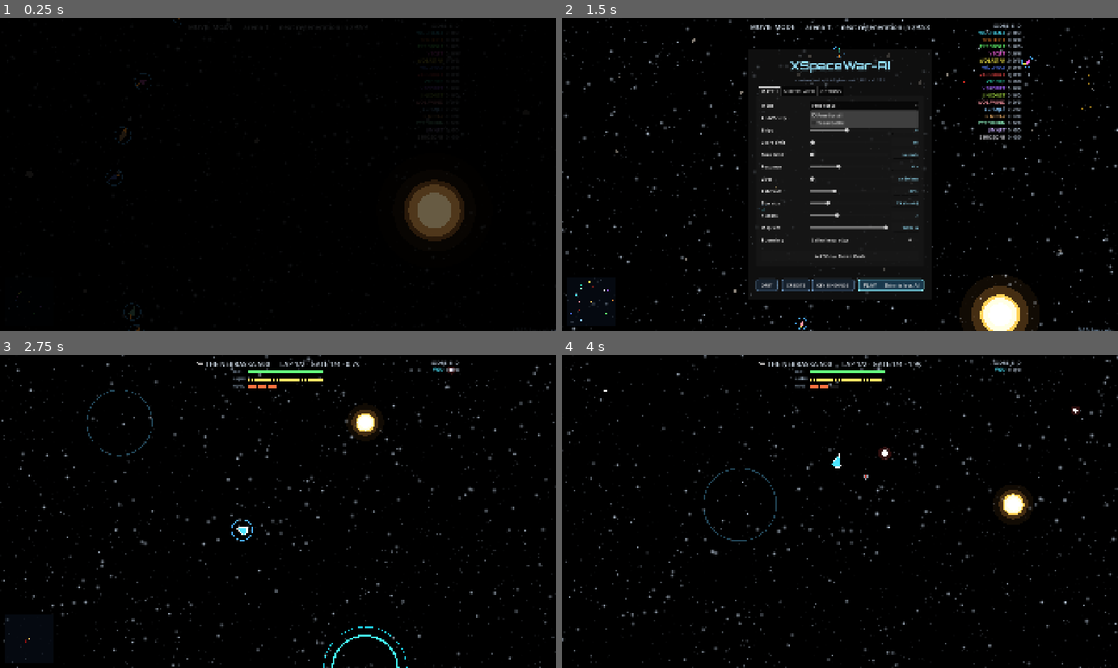
Above: before the commit, frames 1-4 (two rows, left to right).
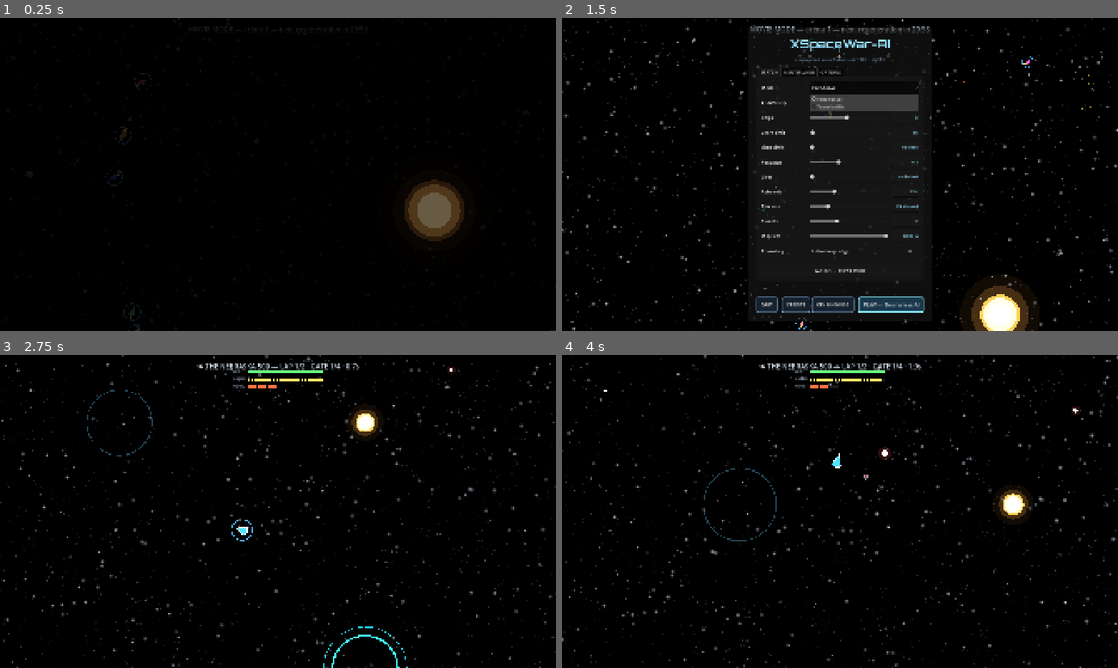
Above: after the commit, the same moments.

Repository: CryptoJones/XSpaceWar-AI
Game: Godot game, scene res://src/ui/main.tscn
Two runs of this game, one before a commit and one after it. Both use one fixed random seed, a clock stepped at 60 frames per second and the inputs below.
Inputs (mouse positions are in pixels of both pictures, inside the frame that each line leads up to; where the layout moved, square brackets give the same spot in the first picture):
- Up to frame 1 (0.25 s): no input
- Up to frame 2 (1.5 s): tap Enter at 0.5 s; move the mouse to (962, 158) at 0.52 s; hold D 0.53-1.25 s; tap Shift at 0.6 s; click (962, 158) at 0.67 s; tap Space at 0.77 s; click "Free-for-all" at 1.25 s
- Up to frame 3 (2.75 s): click (344, 395) [344, 417] at 2 s
- Up to frame 4 (4 s): move the mouse to (728, 527) at 2.77 s; hold S 2.78-3.53 s; tap M at 2.85 s; tap Space at 3.02 s; move the mouse to (895, 442) at 3.52 s; hold D from 3.53 s (still down); tap K at 3.6 s

The runs differ from the first frame. In frame 1, less than 0.1% of the frame differs, in the area x 1-80%, y 2-95%; in frame 2, 9.2%, in the area x 0-99%, y 1-100%; in frame 3, 0.5%; in frame 4, 0.5%.

Commit message:
i18n: Arabic (ar) + full RTL pass — menus & HUD mirror (#5)
Second non-Latin locale, and the first with right-to-left layout.

- Arabic catalog: full 159 strings (MSA, machine-drafted, flagged for native
  review) + a 16 KB Noto Sans Arabic subset. Shaping + in-line BiDi are
  automatic via Godot's TextServer through the fallback font.
- RTL layout: menus/panels mirror via project root_node_layout_direction
  (locale-driven, live). The HUD mirrors by hand in hud.gd
  (_apply_layout_direction, re-run on NOTIFICATION_TRANSLATION_CHANGED):
  scoreboard → top-left (+ left-aligned), kill feed → top-right, radar →
  bottom-right, watcher hint → bottom-left. Centered elements (banner, bars,
  respawn, final standings, edge warning), the world-relative off-screen
  arrows, and the dev F3 overlay stay put.
- i18n test extended to ar (completeness + specifiers + anchors); 31 checks
  green. Verified menu + HUD mirroring in rendered screenshots (live switch).

#5: zh_CN done, ar done — Hindi is the last language.

Co-Authored-By: Claude Opus 4.8 <noreply@anthropic.com>

Diff:
--- a/project.godot
+++ b/project.godot
@@ -30,7 +30,8 @@
 
 [internationalization]
 
-locale/translations=PackedStringArray("res://locale/es.po", "res://locale/fr.po", "res://locale/zh_CN.po")
+locale/translations=PackedStringArray("res://locale/es.po", "res://locale/fr.po", "res://locale/zh_CN.po", "res://locale/ar.po")
+rendering/root_node_layout_direction=1
 
 [rendering]
 
--- a/src/ui/hud.gd
+++ b/src/ui/hud.gd
@@ -20,6 +20,7 @@
 var _feed: Array[Dictionary] = []   ## {"t": text, "ttl": seconds}
 var _seen_tick := -1
 var _seen_gen := -1
+var _rtl := false                   ## true under a right-to-left locale (Arabic)
 
 const FEED_TTL := 6.0
 const FEED_MAX := 6
@@ -116,6 +117,57 @@
 	_radar.size = Vector2(RADAR_SIZE, RADAR_SIZE)
 	_radar.draw.connect(_draw_radar)
 	add_child(_radar)
+
+	_apply_layout_direction()
+
+## Mirror the corner HUD for right-to-left locales (Arabic): the text is already
+## translated, this flips WHERE each panel sits. Scoreboard ⇄ feed swap sides,
+## the radar moves to the opposite bottom corner, the watcher hint to the
+## opposite bottom corner. Centered elements (banner, bars, respawn, final
+## standings, edge warning) are symmetric; the off-screen arrows are
+## world-relative; the F3 debug overlay is dev-facing — all left in place.
+func _apply_layout_direction() -> void:
+	if _score == null:
+		return  # a translation-changed notification can arrive before _ready builds the HUD
+	var ts := TextServerManager.get_primary_interface()
+	_rtl = ts != null and ts.is_locale_right_to_left(TranslationServer.get_locale())
+	if _rtl:
+		_score.set_anchors_preset(Control.PRESET_TOP_LEFT)
+		_score.grow_horizontal = Control.GROW_DIRECTION_END
+		_score.position = Vector2(16, 14)
+		_feed_label.set_anchors_preset(Control.PRESET_TOP_RIGHT)
+		_feed_label.grow_horizontal = Control.GROW_DIRECTION_BEGIN
+		_feed_label.position = Vector2(-16 - 360, 14)
+		_radar.set_anchors_preset(Control.PRESET_BOTTOM_RIGHT)
+		_radar.grow_horizontal = Control.GROW_DIRECTION_BEGIN
+		_radar.grow_vertical = Control.GROW_DIRECTION_BEGIN
+		_radar.position = Vector2(-16 - RADAR_SIZE, -16 - RADAR_SIZE)
+		_spec_hint.set_anchors_preset(Control.PRESET_BOTTOM_LEFT)
+		_spec_hint.grow_horizontal = Control.GROW_DIRECTION_END
+		_spec_hint.grow_vertical = Control.GROW_DIRECTION_BEGIN
+		_spec_hint.position = Vector2(16, -16)
+	else:
+		_score.set_anchors_preset(Control.PRESET_TOP_RIGHT)
+		_score.grow_horizontal = Control.GROW_DIRECTION_BEGIN
+		_score.position = Vector2(-16 - 320, 14)
+		_feed_label.set_anchors_preset(Control.PRESET_TOP_LEFT)
+		_feed_label.grow_horizontal = Control.GROW_DIRECTION_END
+		_feed_label.position = Vector2(16, 14)
+		_radar.set_anchors_preset(Control.PRESET_BOTTOM_LEFT)
+		_radar.grow_horizontal = Control.GROW_DIRECTION_END
+		_radar.grow_vertical = Control.GROW_DIRECTION_BEGIN
+		_radar.position = Vector2(16, -16 - RADAR_SIZE)
+		_spec_hint.set_anchors_preset(Control.PRESET_BOTTOM_RIGHT)
+		_spec_hint.grow_horizontal = Control.GROW_DIRECTION_BEGIN
+		_spec_hint.grow_vertical = Control.GROW_DIRECTION_BEGIN
+		_spec_hint.position = Vector2(-16, -16)
+	_radar.size = Vector2(RADAR_SIZE, RADAR_SIZE)
+	_score.custom_minimum_size = Vector2(320, 0)
+
+## Re-mirror live when the player switches language (Arabic ⇄ LTR).
+func _notification(what: int) -> void:
+	if what == NOTIFICATION_TRANSLATION_CHANGED:
+		_apply_layout_direction()
 
 func set_debug(text: String) -> void:
 	_debug_label.visible = text != ""
@@ -430,7 +482,10 @@
 			_banner.text = spec
 
 func _update_scoreboard() -> void:
-	var lines: Array[String] = ["[right]  " + tr("SCORE  K  D")]
+	# Right-aligned in the top-right corner (LTR); left-aligned once it moves to
+	# the top-left for RTL, so the columns hug the screen edge either way.
+	var align := "left" if _rtl else "right"
+	var lines: Array[String] = ["[%s]  " % align + tr("SCORE  K  D")]
 	if session.mode == GameSession.Mode.TEAM:
 		var totals := session.team_scores()
 		var keys := totals.keys()
@@ -445,7 +500,7 @@
 		var team_tag := "" if s.team < 0 else " [T%d]" % (s.team + 1)
 		var dead := "" if s.alive else " †"
 		lines.append("%s%s  %d  %d/%d%s" % [_ship_bb(s.id), team_tag, s.score, s.kills, s.deaths, dead])
-	_score.text = "\n".join(lines) + "[/right]"
+	_score.text = "\n".join(lines) + "[/%s]" % align
 
 func _draw_bars() -> void:
 	var human := session.human_ship() if session != null else null
--- a/src/ui/main.gd
+++ b/src/ui/main.gd
@@ -154,6 +154,7 @@
 	["es", "Español"],
 	["fr", "Français"],
 	["zh_CN", "简体中文"],
+	["ar", "العربية"],
 ]
 
 var _title_font: Font
--- a/tests/i18n_tests.gd
+++ b/tests/i18n_tests.gd
@@ -20,6 +20,7 @@
 	["es", "res://locale/es.po"],
 	["fr", "res://locale/fr.po"],
 	["zh_CN", "res://locale/zh_CN.po"],
+	["ar", "res://locale/ar.po"],
 ]
 
 # A handful of anchor strings asserted exactly, so a corrupted catalog (wrong
@@ -28,6 +29,7 @@
 	"es": {"Free-for-all": "Todos contra todos", "QUIT": "SALIR", "FUEL": "COMB."},
 	"fr": {"Free-for-all": "Chacun pour soi", "QUIT": "QUITTER", "FUEL": "CARB."},
 	"zh_CN": {"Free-for-all": "混战", "QUIT": "退出", "FUEL": "燃料"},
+	"ar": {"Free-for-all": "الكل ضد الكل", "QUIT": "خروج", "FUEL": "الوقود"},
 }
 
 var _passed := 0
Binary file added: assets/fonts/NotoSansArabic-subset.ttf
Not shown, added: assets/fonts/NotoSansArabic-subset.ttf.import
Not shown, added: locale/ar.po
Not shown, changed: CHANGELOG.md
